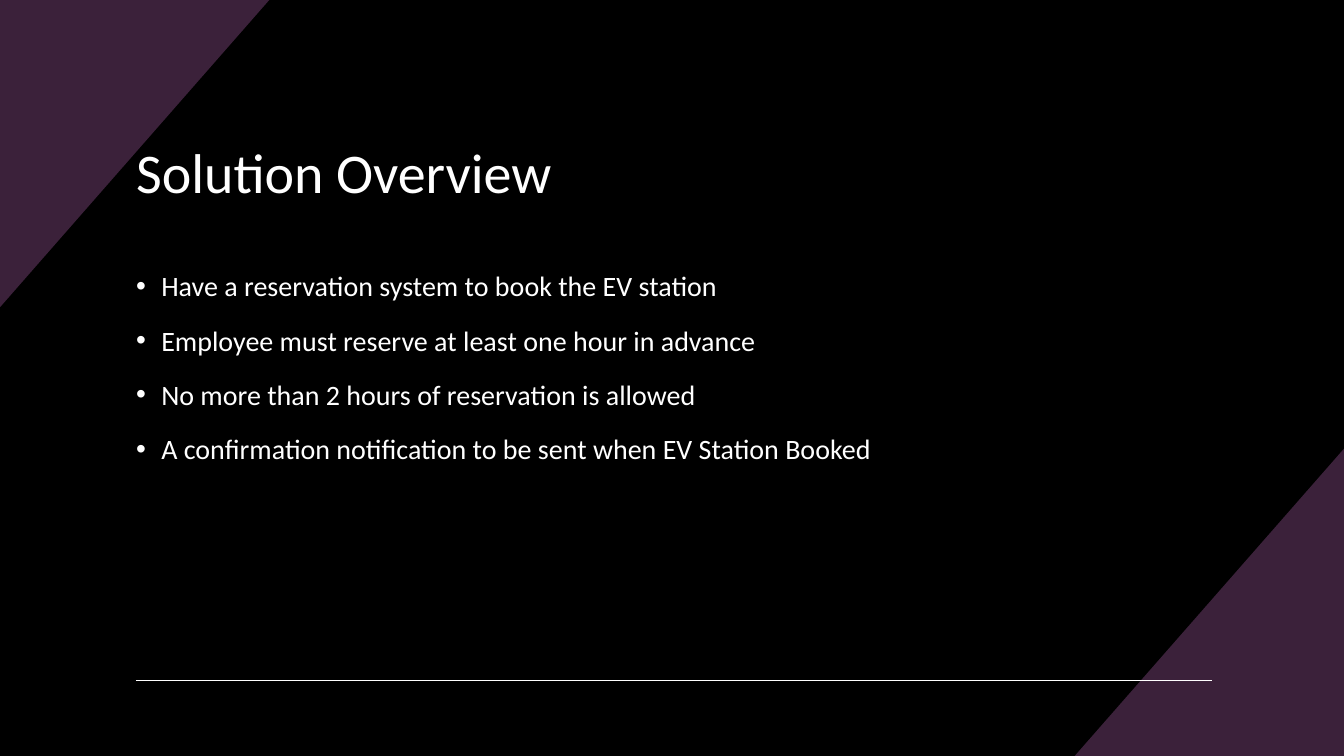
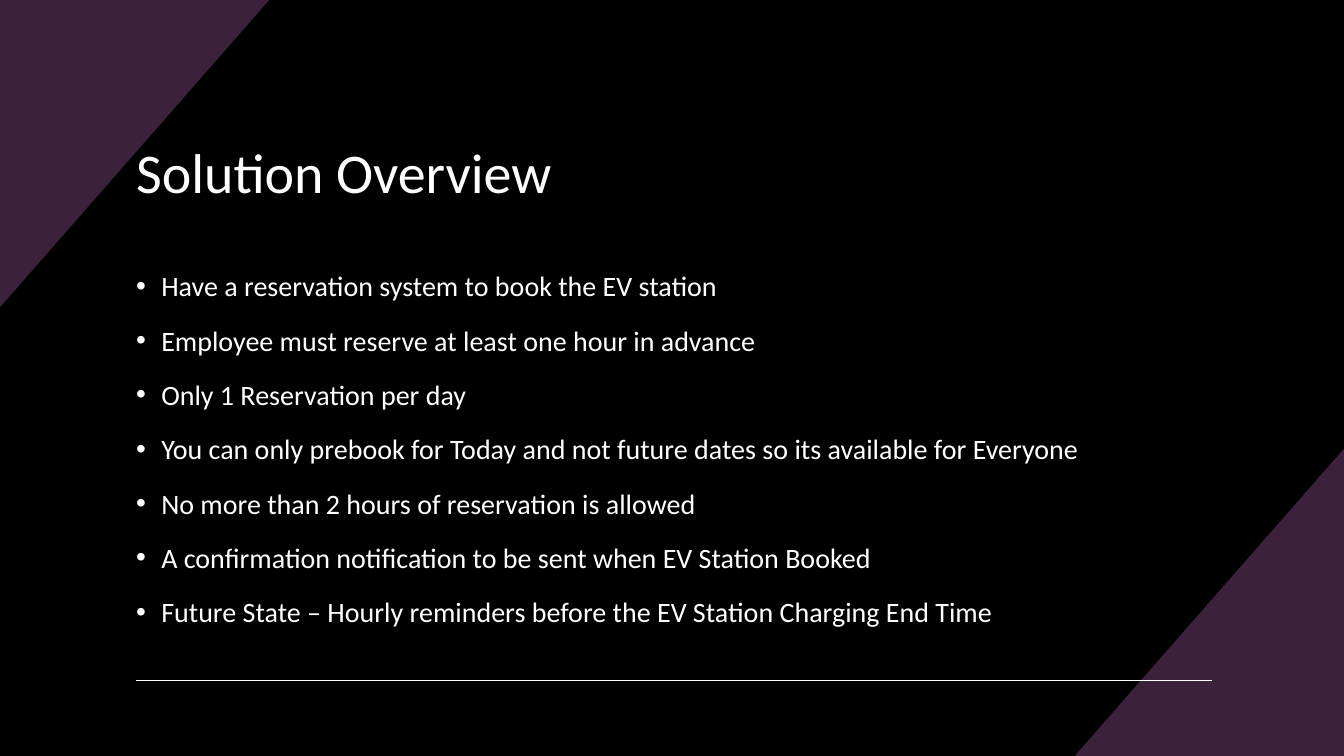
Before and after one commit to SUMADHA1988/PPHackathon2023, a slide deck: slide 3 of Hackathon_EV_Readme.pptx. Drawn at 1344x756 pixels with LibreOffice and Linux fonts; fonts in the diff are those of the drawing. Boxes give left, top, right and bottom in pixels: in the first picture for what was removed or moved away, otherwise in the second. Text is boxed around its words. In the diff, an @@ line names an element or a change of style, - is before the commit and + after.

```diff
--- a/Hackathon_EV_Readme.pptx
+++ b/Hackathon_EV_Readme.pptx
@@ text at (161,385,1078,464): paragraphs added @@
+• Only 1 Reservation per day
+• You can only prebook for Today and not future dates so its available for Everyone
@@ text at (161,602,991,627): paragraph added @@
+• Future State – Hourly reminders before the EV Station Charging End Time
```
Also in this commit, not shown: 1 other file.
